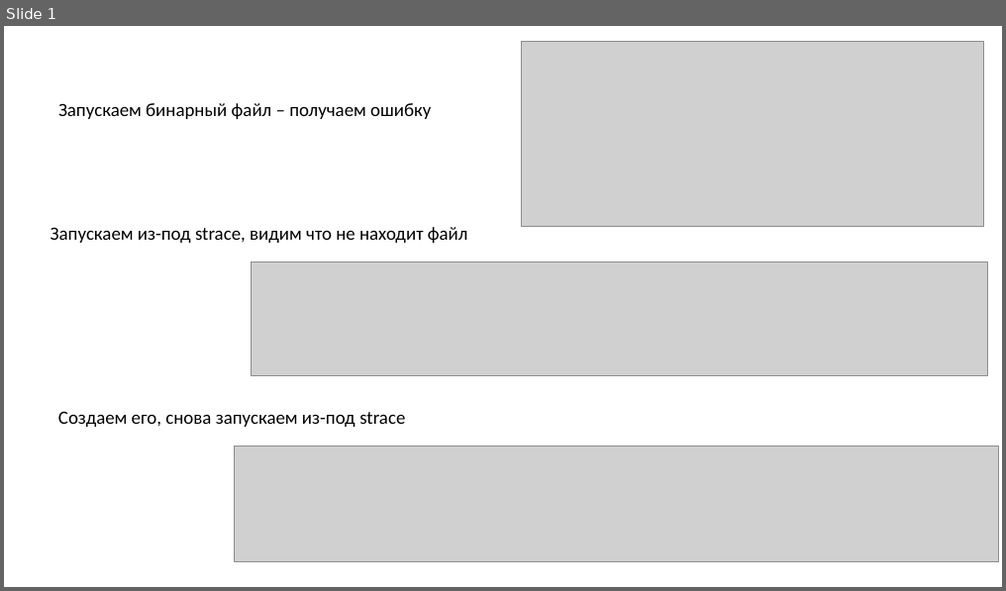
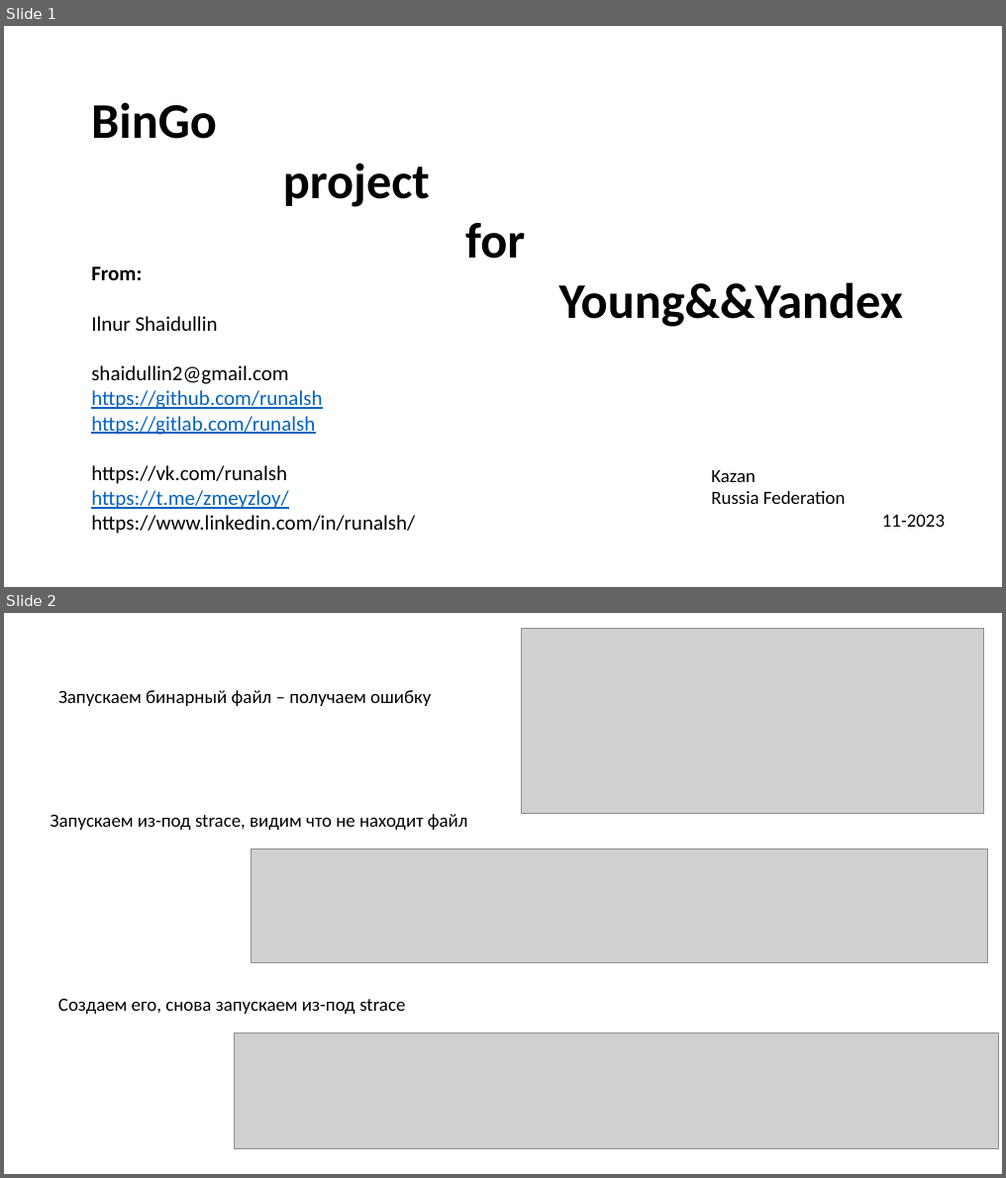
Before and after one commit to runalsh/yandex-young-devops-training, a slide deck: presentation.pptx. Shown one above the other, each under a label of ours: slide 1 before the commit, slides 1 and 2 after it. The pictures are 1006x591 and 1006x1178 pixels, drawn with LibreOffice and Linux fonts; fonts in the diff are those of the drawing; grey boxes stand for pictures. Boxes give left, top, right and bottom in pixels: in the first picture for what was removed or moved away, otherwise in the second. Text is boxed around its words. In the diff, an @@ line names an element or a change of style, - is before the commit and + after.

```diff
--- a/presentation.pptx
+++ b/presentation.pptx
@@ slide 1 added at [4,26,1002,587], background #FFFFFF @@
@@ text added at [91,102,903,327], 48 pt, text #000000, bold @@
+BinGo
+project
+for
+Young&&Yandex
@@ text added at [91,267,415,534], 20 pt, text #000000 @@
+From:
+Ilnur Shaidullin
+shaidullin2@gmail.com
+https://github.com/runalsh
+https://gitlab.com/runalsh
+https://vk.com/runalsh
+https://t.me/zmeyzloy/
+https://www.linkedin.com/in/runalsh/
@@ text added at [711,471,944,527], 18 pt, text #000000 @@
+Kazan
+Russia Federation
+11-2023
@@ what was slide 1 is now slide 2 @@
```
Also in this commit, not shown: 1 slide changed, 7 other slides added, 4 slides removed, 19 other files.
